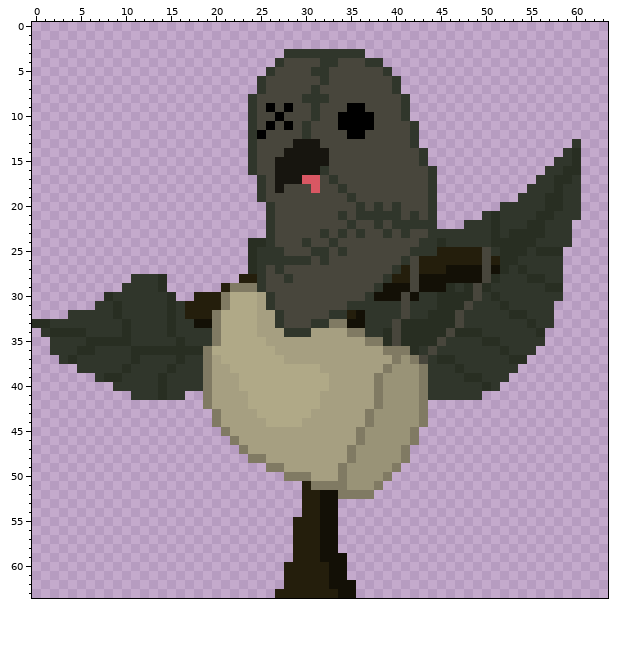
File history of a pixel-art file, Assets/Sprites/Characters/Enemies/Pigeons/dummy.aseprite. The first picture shows the starting point.
64x64 pixels, 1 frame. Colours within 5 levels of each other are drawn and written as one.
Once edited:
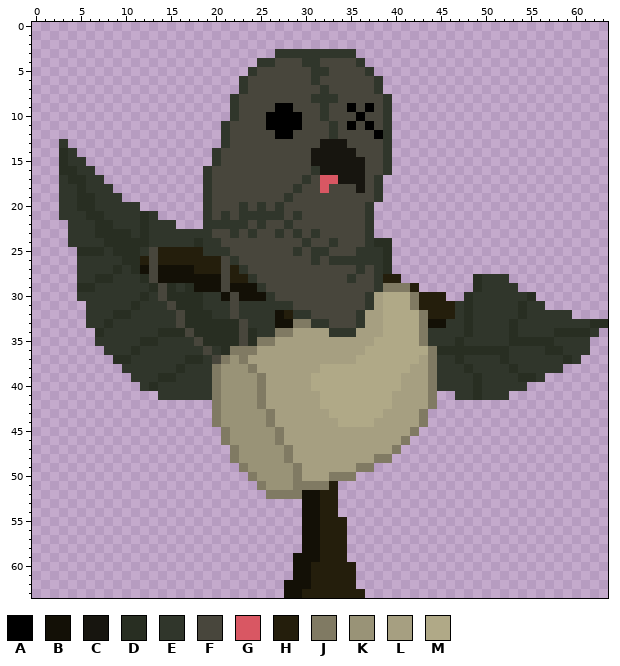
Palette (. is transparent): A #000000  B #131006  C #17150f  D #282e22  E #30362b  F #48463c  G #d95763  H #241e0c  J #807a63  K #999377  L #a69f81  M #b0a987
Difference:
@@ x 0..63 @@
  2 ................................................................
- 3 ............................EEEEEEEEE...........................
- 4 ...........................EFFFFEEFFFEE.........................
- 5 ..........................EFFFFEEFFFFFFE........................
- 6 .........................EFFFFFFEFFFFFFFE.......................
- 7 .........................EFFFFFEFFFFFFFFE.......................
- 8 ........................EFFFFFEEEFFFFFFFFE......................
- 9 ........................EFAFAFFEFFFAAFFFFE......................
-10 ........................EFFAFFFEFFAAAAFFFE......................
-11 ........................EFAFAFEFFFAAAAFFFFE.....................
-12 ........................EAFFFFEFFFFAAFFFFFE.....................
-13 ........................EFFFFCCCFFFFFFFFFFE.................E...
-14 ........................EFFFCCCCCFFFFFFFFFFE...............ED...
-15 ........................EFFCCCCCCFFFFFFFFFFE..............EED...
-16 ........................EFFCCCCCEFFFFFFFFFFFE............EEDD...
-17 .........................EFCCCGGFEFFFFFFFFFFE...........EEDDE...
-18 .........................EFCFFFGFFEFFFFFFFFFE..........EEEDEE...
-19 .........................EFFFFFFFFFEFFFFFFFFE.........EEEDDEE...
-20 ..........................EFFFFFFFFFEFEFEFFFE.......EEEEEDDEE...
-21 ..........................EFFFFFFFEFEEEEEFEFE.....EDEEEEDDEEE...
-22 ..........................EFFFFFFFFEFFEFEEEEE...EEEDEEEDDEEE....
-23 ..........................EFFFFFEFEFEFFEFEFFEEEEEEEDEDDDDEEE....
-24 ........................DDEFFFEFFEFFFFFFFFFEEDEEEEEDDDDDEEEE....
-25 ........................DEEEFFFEEFEFFFFFFFEEEHHHHHFEDDDEDDD.....
-26 ........................DEEEEEEFEFFFFFFFFEFHHHHHHHFHDDEEEEE.....
-27 ........................DEFEFFFFFFFFFFFFEHFHHHBBBBFBDEDEEEE.....
-28 ...........EEED........HHEFFEFFFFFFFFFFEHHFBBBBBBBFDEEEDDEE.....
-29 ..........EEEED......HJJJEFFFFFFFFFFFFEBBBFBBBDEDFDEEEEEEDD.....
-30 ........DEEEEEED..HHHJMMMLEFFFFFFFFFFEBBBFBEEDDDDFEDEEEEEEE.....
-31 .......EEDEEEEEDEHHHHJMMMLEFFFFFFFFEEEEEEFEEEDDDFEEEDEEEEE......
-32 ....EEEEEDEEEEEDEHHHJMMMMLLEFFFFFEEHBEEEEFEEDDDFEEEEEDDEEE......
-33 DDEEEEEEEEDEEEEDEEBBJMMMMLLEFFFEEJJBBEEEFDDDDDDFEEEEEEEDEE......
-34 .EDDDDEEEEDEEEEDEEEEJMMMMLLLEEELLLLJJEEDFDDDDDFDDDEEEEEED.......
-35 ..EEEEDDDDDEEEEEDEEEJMMMMMLLLLLLLLLLLJJDFDDDDFEEEEDDEEEEE.......
-36 ..EEEDDEEEEDDDDDDDDJMMMMMMMLLLLLLLLLLLLJJJDEFEEEEEEEDEEE........
-37 ...EDEEEEEEDEEEEDEEJLMMMMMMMLLLLLLLLLLLLJKJFEDDEEEEEEDD.........
-38 .....EEEEEDEEEEDEEEJLLMMMMMMMMMMLLLLLLLJKKKJEEEDEEEEEE..........
-39 .......EDDEEEEDEEEEJLLLMMMMMMMMMMLLLLLJKKKKJEEEEDDEEE...........
-40 .........EEEEEDEEEEJLLLMMMMMMMMMMLLLLLJKKKKJEEEEEEDE............
-41 ...........EEEDEE..JLLLLMMMMMMMMLLLLLLJKKKKJEEEEEE..............
-42 ...................JLLLLMMMMMMMMLLLLLLJKKKKJ....................
-43 ....................JLLLLMMMMMMLLLLLLJKKKKKJ....................
-44 ....................JLLLLLMMMMLLLLLLLJKKKKKJ....................
-45 .....................JLLLLLLLLLLLLLLJKKKKKJ.....................
-46 ......................JLLLLLLLLLLLLLJKKKKKJ.....................
-47 .......................JLLLLLLLLLLLJKKKKKJ......................
-48 ........................JJLLLLLLLLLJKKKKKJ......................
-49 ..........................JJLLLLLLJKKKKKJ.......................
-50 ............................JJJLLLJKKKKJ........................
-51 ..............................HJJJJKKKJ.........................
-52 ..............................HHBBJJJJ..........................
-53 ..............................HHBB..............................
-54 ..............................HHBB..............................
-55 .............................HHHBB..............................
-56 .............................HHHBB..............................
-57 .............................HHHBB..............................
-58 .............................HHHBB..............................
-59 .............................HHHBBB.............................
-60 ............................HHHHHBB.............................
-61 ............................HHHHHBB.............................
-62 ............................HHHHHBBB............................
-63 ...........................HHHHHHHBB............................
+ 3 ...........................EEEEEEEEE............................
+ 4 .........................EEFFFEEFFFFE...........................
+ 5 ........................EFFFFFFEEFFFFE..........................
+ 6 .......................EFFFFFFFEFFFFFFE.........................
+ 7 .......................EFFFFFFFFEFFFFFE.........................
+ 8 ......................EFFFFFFFFEEEFFFFFE........................
+ 9 ......................EFFFFAAFFFEFFAFAFE........................
+10 ......................EFFFAAAAFFEFFFAFFE........................
+11 .....................EFFFFAAAAFFFEFAFAFE........................
+12 .....................EFFFFFAAFFFFEFFFFAE........................
+13 ...E.................EFFFFFFFFFFCCCFFFFE........................
+14 ...DE...............EFFFFFFFFFFCCCCCFFFE........................
+15 ...DEE..............EFFFFFFFFFFCCCCCCFFE........................
+16 ...DDEE............EFFFFFFFFFFFECCCCCFFE........................
+17 ...EDDEE...........EFFFFFFFFFFEFGGCCCFE.........................
+18 ...EEDEEE..........EFFFFFFFFFEFFGFFFCFE.........................
+19 ...EEDDEEE.........EFFFFFFFFEFFFFFFFFFE.........................
+20 ...EEDDEEEEE.......EFFFEFEFEFFFFFFFFFE..........................
+21 ...EEEDDEEEEDE.....EFEFEEEEEFEFFFFFFFE..........................
+22 ....EEEDDEEEDEEE...EEEEEFEFFEFFFFFFFFE..........................
+23 ....EEEDDDDEDEEEEEEEFFEFEFFEFEFEFFFFFE..........................
+24 ....EEEEDDDDDEEEEEDEEFFFFFFFFFEFFEFFFEDD........................
+25 .....DDDEDDDEFHHHHHEEEFFFFFFFEFEEFFFEEED........................
+26 .....EEEEEDDHFHHHHHHHFEFFFFFFFFEFEEEEEED........................
+27 .....EEEEDEDBFBBBBHHHFHEFFFFFFFFFFFFEFED........................
+28 .....EEDDEEEDFBBBBBBBFHHEFFFFFFFFFFEFFEHH........DEEE...........
+29 .....DDEEEEEEDFDEDBBBFBBBEFFFFFFFFFFFFEJJJH......DEEEE..........
+30 .....EEEEEEEDEFDDDDEEBFBBBEFFFFFFFFFFELMMMJHHH..DEEEEEED........
+31 ......EEEEEDEEEFDDDEEEFEEEEEEFFFFFFFFELMMMJHHHHEDEEEEEDEE.......
+32 ......EEEDDEEEEEFDDDEEFEEEEBHEEFFFFFELLMMMMJHHHEDEEEEEDEEEEE....
+33 ......EEDEEEEEEEFDDDDDDFEEEBBJJEEFFFELLMMMMJBBEEDEEEEDEEEEEEEEDD
+34 .......DEEEEEEDDDFDDDDDFDEEJJLLLLEEELLLMMMMJEEEEDEEEEDEEEEDDDDE.
+35 .......EEEEEDDEEEEFDDDDFDJJLLLLLLLLLLLMMMMMJEEEDEEEEEDDDDDEEEE..
+36 ........EEEDEEEEEEEFEDJJJLLLLLLLLLLLLMMMMMMMJDDDDDDDDEEEEDDEEE..
+37 .........DDEEEEEEDDEFJKJLLLLLLLLLLLLMMMMMMMLJEEDEEEEDEEEEEEDE...
+38 ..........EEEEEEDEEEJKKKJLLLLLLLMMMMMMMMMMLLJEEEDEEEEDEEEEE.....
+39 ...........EEEDDEEEEJKKKKJLLLLLMMMMMMMMMMLLLJEEEEDEEEEDDE.......
+40 ............EDEEEEEEJKKKKJLLLLLMMMMMMMMMMLLLJEEEEDEEEEE.........
+41 ..............EEEEEEJKKKKJLLLLLLMMMMMMMMLLLLJ..EEDEEE...........
+42 ....................JKKKKJLLLLLLMMMMMMMMLLLLJ...................
+43 ....................JKKKKKJLLLLLLMMMMMMLLLLJ....................
+44 ....................JKKKKKJLLLLLLLMMMMLLLLLJ....................
+45 .....................JKKKKKJLLLLLLLLLLLLLLJ.....................
+46 .....................JKKKKKJLLLLLLLLLLLLLJ......................
+47 ......................JKKKKKJLLLLLLLLLLLJ.......................
+48 ......................JKKKKKJLLLLLLLLLJJ........................
+49 .......................JKKKKKJLLLLLLJJ..........................
+50 ........................JKKKKJLLLJJJ............................
+51 .........................JKKKJJJJH..............................
+52 ..........................JJJJBBHH..............................
+53 ..............................BBHH..............................
+54 ..............................BBHH..............................
+55 ..............................BBHHH.............................
+56 ..............................BBHHH.............................
+57 ..............................BBHHH.............................
+58 ..............................BBHHH.............................
+59 .............................BBBHHH.............................
+60 .............................BBHHHHH............................
+61 .............................BBHHHHH............................
+62 ............................BBBHHHHH............................
+63 ............................BBHHHHHHH...........................
